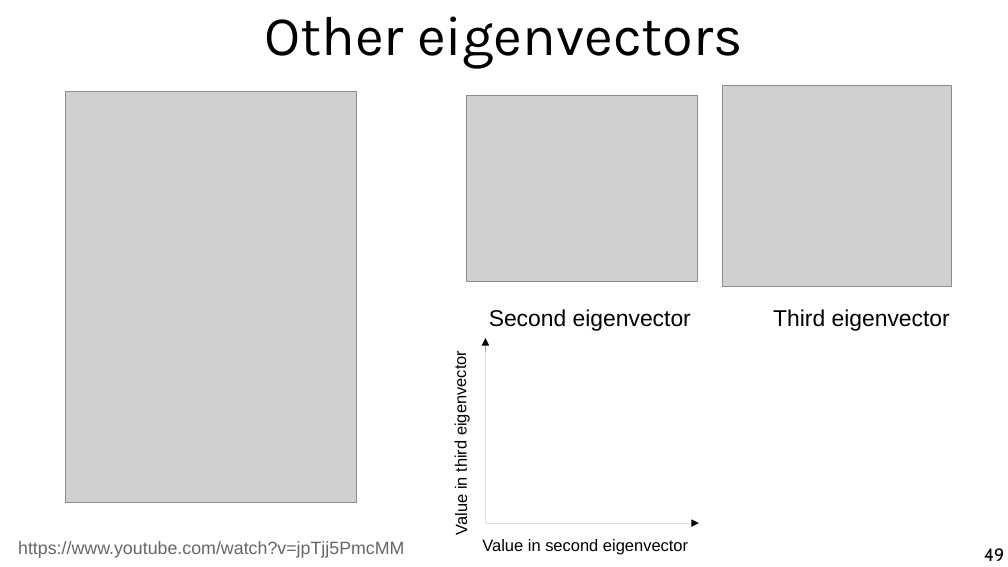
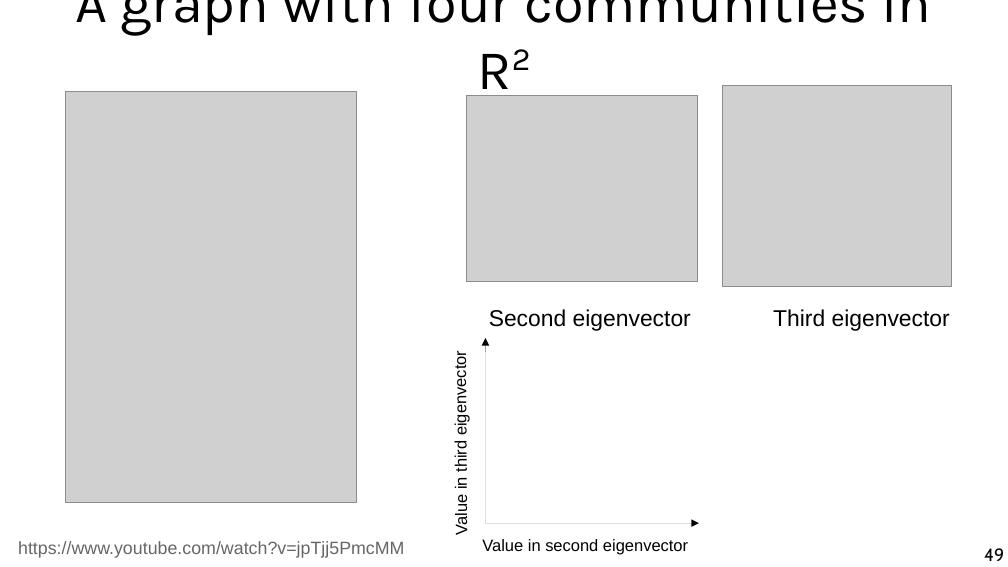
Before and after one commit to chatox/networks-science-course, a slide deck: slide 49 of theory/odp/tt22-spectral_graph_embedding.odp. Drawn at 1008x567 pixels with LibreOffice and Linux fonts; fonts in the diff are those of the drawing; grey boxes stand for pictures. Boxes give left, top, right and bottom in pixels: in the first picture for what was removed or moved away, otherwise in the second. Text is boxed around its words. In the diff, an @@ line names an element or a change of style, - is before the commit and + after.

```diff
--- a/theory/odp/tt22-spectral_graph_embedding.odp
+++ b/theory/odp/tt22-spectral_graph_embedding.odp
@@ title at box(75, 0, 931, 36): text changed @@
-Other eigenvectors
+A graph with four communities in R2
```
Also in this commit, not shown: 27 other slides changed, 6 slides added, 1 slide removed, 2 other files.
